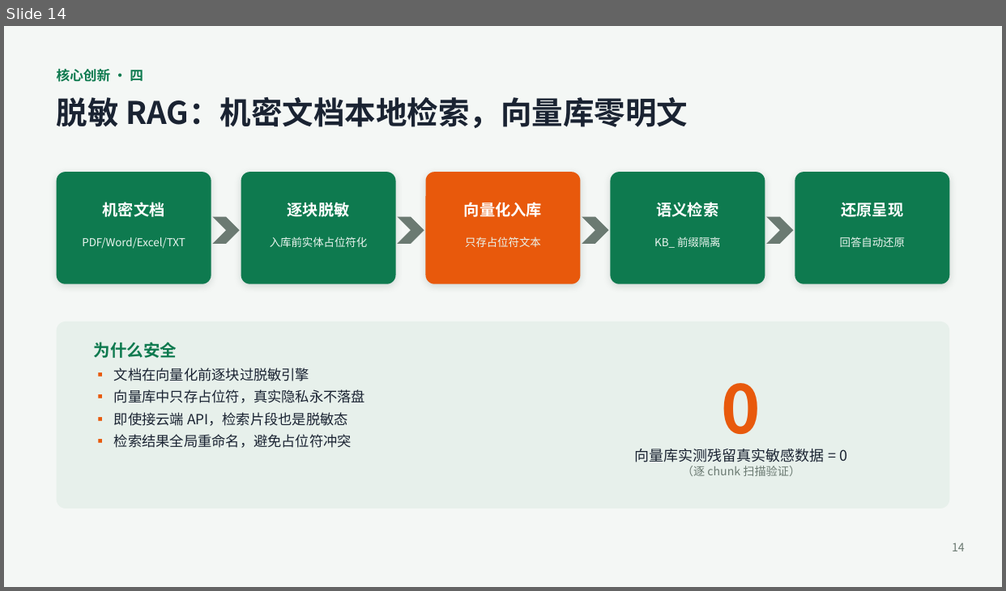
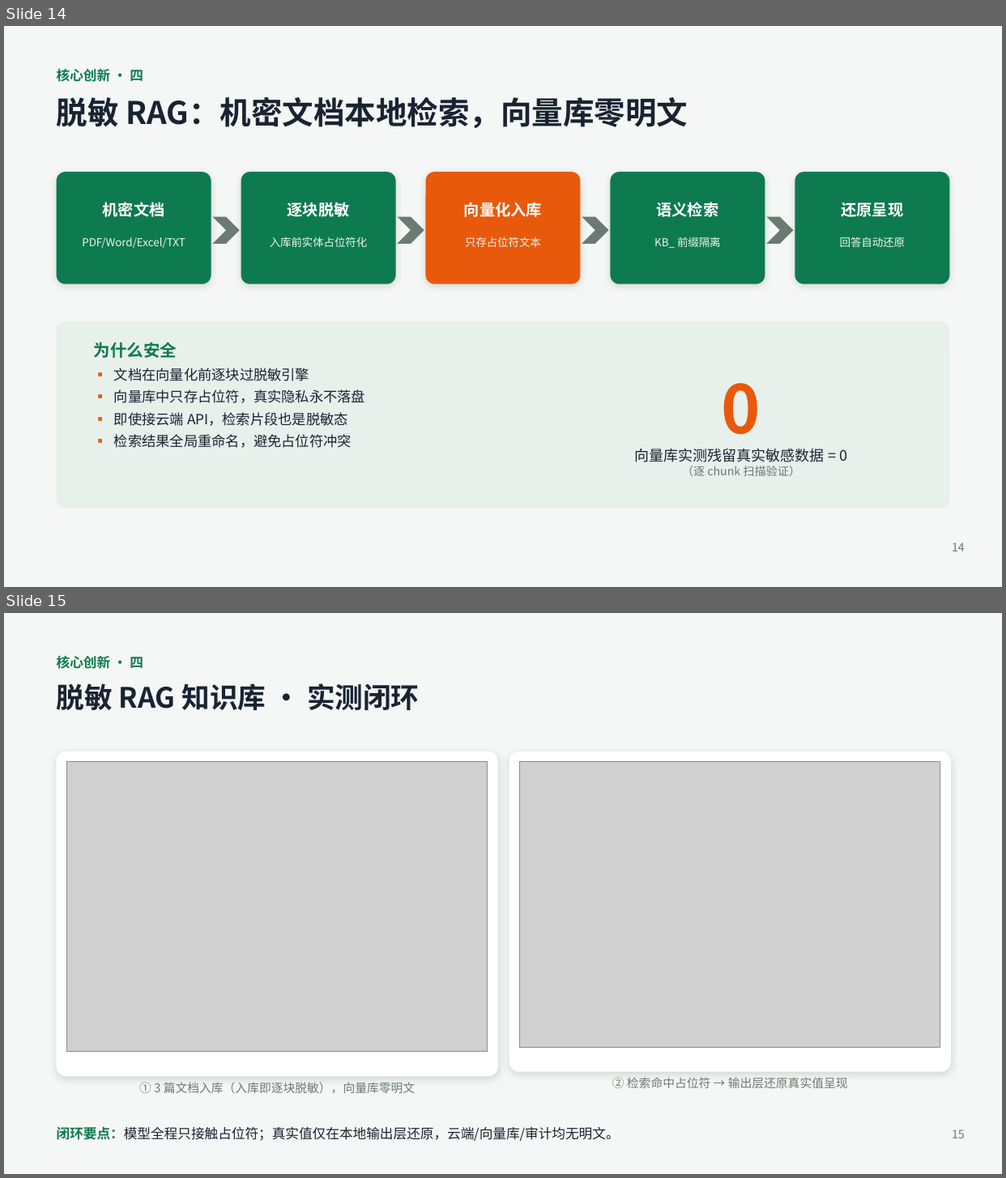
Before and after one commit to Andysun06/yindun-agent, a slide deck: 隐盾安全智能体_项目汇报.pptx. Shown one above the other, each under a label of ours: slide 14 before the commit, slides 14 and 15 after it. The pictures are 1006x591 and 1006x1178 pixels, drawn with LibreOffice and Linux fonts; fonts in the diff are those of the drawing; grey boxes stand for pictures. Boxes give left, top, right and bottom in pixels: in the first picture for what was removed or moved away, otherwise in the second. Text is boxed around its words. In the diff, an @@ line names an element or a change of style, - is before the commit and + after.

Commit message:
报告与PPT补充真实运行截图：命令白名单拦截、脱敏RAG知识库入库+检索还原闭环；报告图重编号(图1-8)、PPT增至19页

```diff
--- a/隐盾安全智能体_项目汇报.pptx
+++ b/隐盾安全智能体_项目汇报.pptx
@@ slide 15 added at bbox=[4, 613, 1002, 1174], background #FFFFFF @@
@@ rectangle added at bbox=[4, 613, 1002, 1174], fill #F4F7F5 @@
@@ text added at bbox=[57, 655, 143, 669], 13 pt, text #0E7A4F, bold @@
+核心创新 · 四
@@ text added at bbox=[57, 683, 420, 710], 27 pt, text #1A2332, bold @@
+脱敏 RAG 知识库 · 实测闭环
@@ rounded rectangle added at bbox=[57, 752, 498, 1076], fill #FFFFFF @@
@@ rounded rectangle added at bbox=[509, 752, 951, 1072], fill #FFFFFF @@
@@ picture added at bbox=[67, 762, 488, 1052] @@
@@ picture added at bbox=[520, 762, 940, 1047] @@
@@ text added at bbox=[139, 1082, 415, 1093], 11.5 pt, text #6B7A72 @@
+① 3 篇文档入库（入库即逐块脱敏），向量库零明文
@@ text added at bbox=[612, 1077, 848, 1088], 11.5 pt, text #6B7A72 @@
+② 检索命中占位符 → 输出层还原真实值呈现
@@ text added at bbox=[57, 1127, 620, 1141], 13 pt, text #1A2332 @@
+闭环要点：模型全程只接触占位符；真实值仅在本地输出层还原，云端/向量库/审计均无明文。
@@ text added at bbox=[952, 1130, 965, 1139], 11 pt, text #6B7A72 @@
+15
```
Also in this commit, not shown: 3 slides changed, 7 other files.
